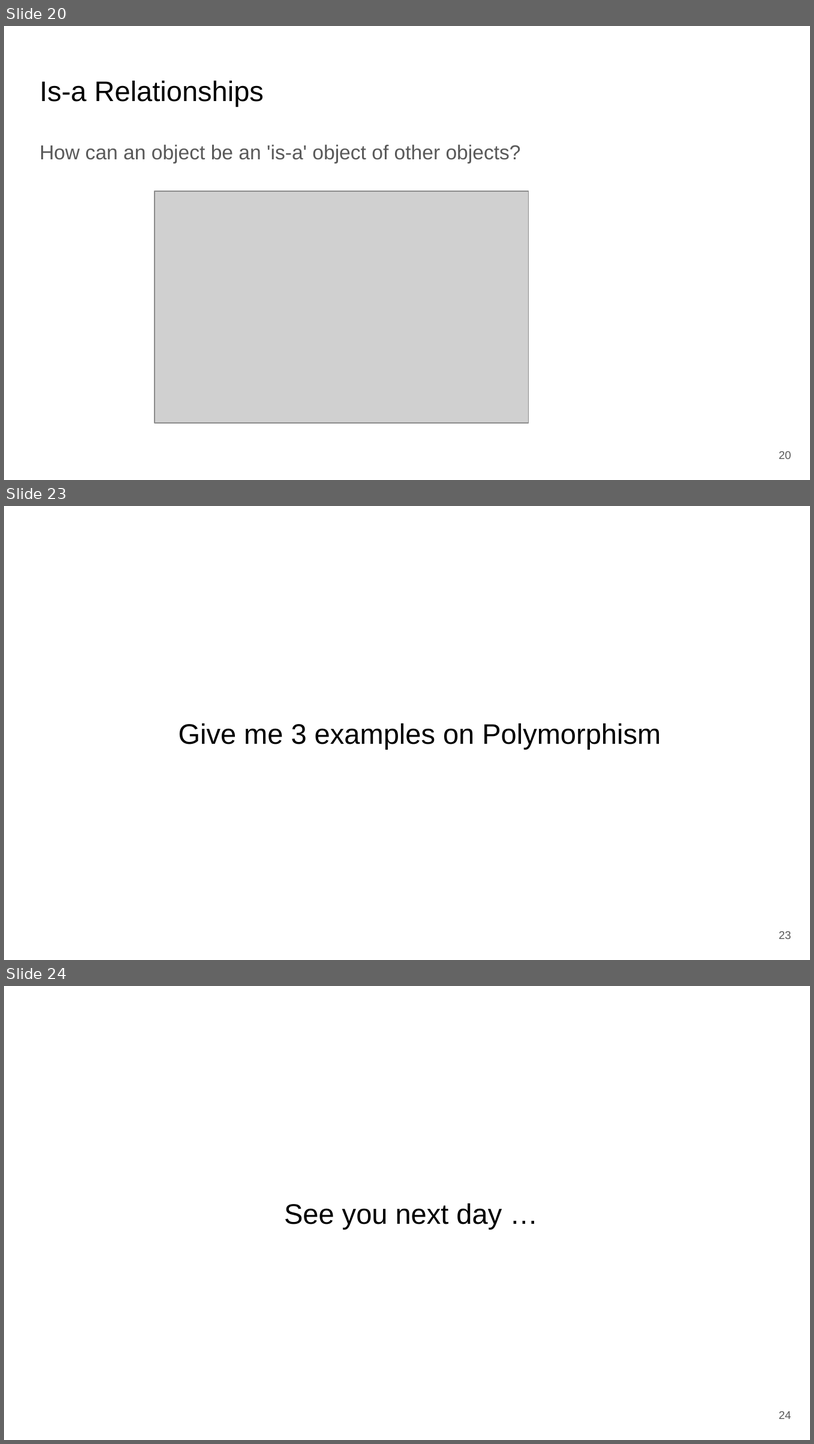
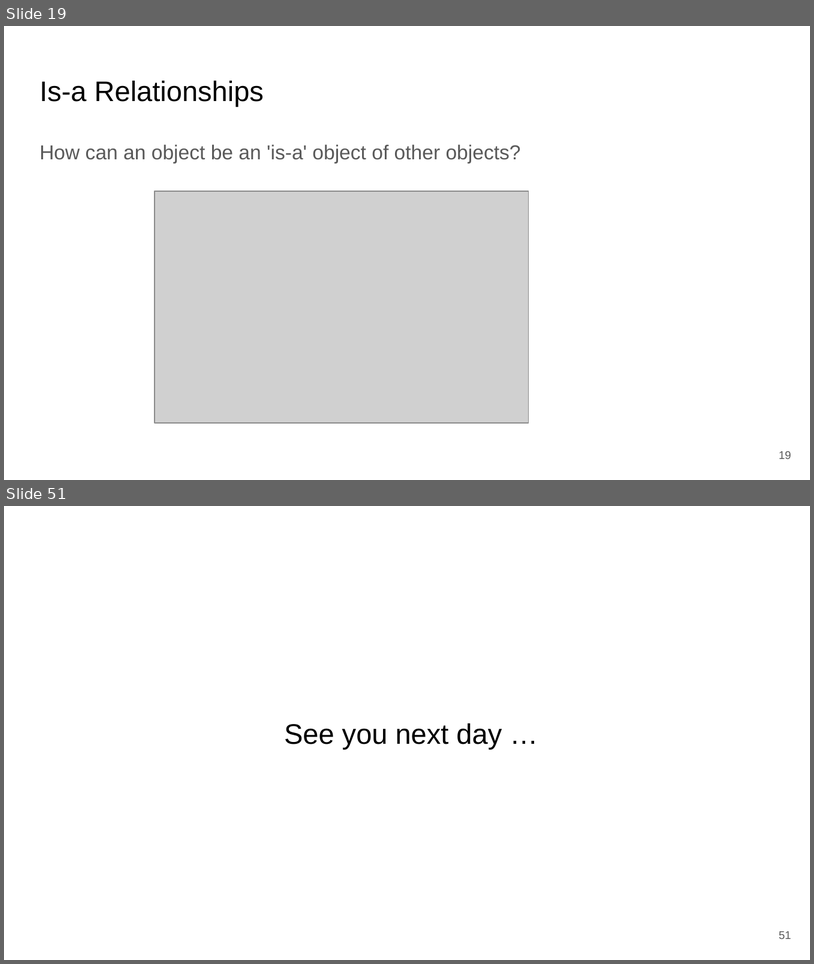
Before and after one commit to saeedsiddik/OOP_2025, a slide deck: Object Oriented Thoughts.pptx. Shown one above the other, each under a label of ours: slides 20, 23 and 24 before the commit, slides 19 and 51 after it; the slides between them are not shown. The pictures are 814x1444 and 814x964 pixels, drawn with LibreOffice and Linux fonts; fonts in the diff are those of the drawing; grey boxes stand for pictures. Boxes give left, top, right and bottom in pixels: in the first picture for what was removed or moved away, otherwise in the second. Text is boxed around its words. In the diff, an @@ line names an element or a change of style, - is before the commit and + after.

```diff
--- a/Object Oriented Thoughts.pptx
+++ b/Object Oriented Thoughts.pptx
@@ slide 23 removed at [4,506,810,960], background #FFFFFF @@
@@ title removed at [179,723,661,749] @@
-Give me 3 examples on Polymorphism
@@ page number removed at [779,931,792,939] @@
-23
@@ what was slide 20 is now slide 19 @@
@@ page number at [779,451,792,459]: text changed @@
-20
+19
@@ what was slide 24 is now slide 51 @@
@@ page number at [779,931,792,939]: text changed @@
-24
+51
```
Also in this commit, not shown: 4 slides changed, 30 slides added, 2 other slides removed.
